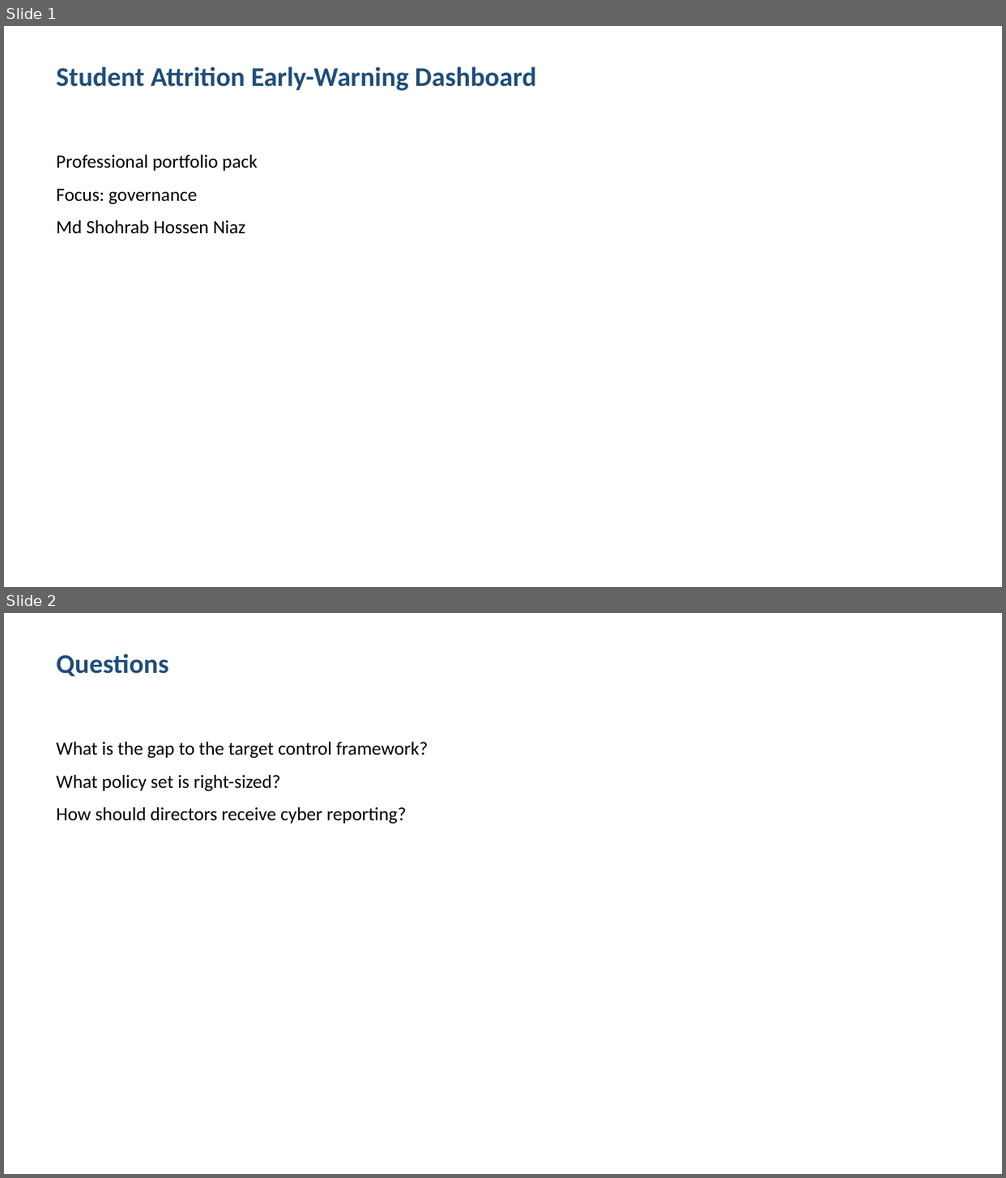
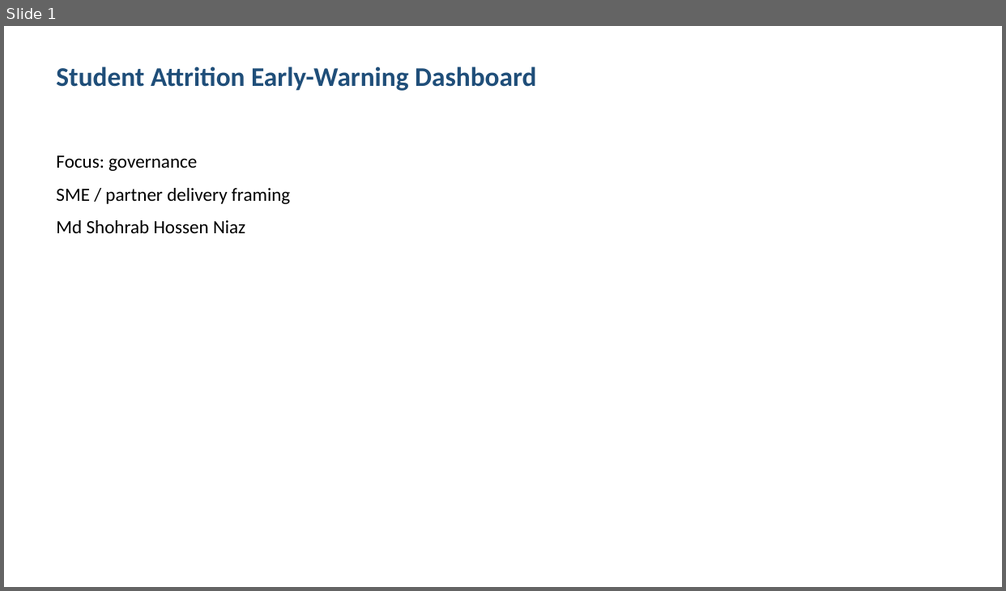
Before and after one commit to shohrabniaz/student-attrition-early-warning-dashboard, a slide deck: Final_Submission/02_Presentation.pptx. Shown one above the other, each under a label of ours: slides 1 and 2 before the commit, slide 1 after it. The pictures are 1006x1178 and 1006x591 pixels, drawn with LibreOffice and Linux fonts; fonts in the diff are those of the drawing. Boxes give left, top, right and bottom in pixels: in the first picture for what was removed or moved away, otherwise in the second. Text is boxed around its words. In the diff, an @@ line names an element or a change of style, - is before the commit and + after.

Commit message:
Polish portfolio pack for professional showcase readiness.

```diff
--- a/Final_Submission/02_Presentation.pptx
+++ b/Final_Submission/02_Presentation.pptx
@@ slide 2 removed at <box>4,613,1002,1174</box>, background #FFFFFF @@
@@ text removed at <box>56,653,168,677</box> @@
-Questions
@@ text removed at <box>56,742,428,824</box> @@
-What is the gap to the target control framework?
-What policy set is right-sized?
-How should directors receive cyber reporting?
@@ slide 1 changed as well @@
@@ text at <box>56,155,257,171</box>: paragraph removed @@
-Professional portfolio pack
@@ text at <box>56,188,290,204</box>: paragraph added @@
+SME / partner delivery framing
```
Also in this commit, not shown: 2 other slides changed, 1 slide added, 12 other files.
